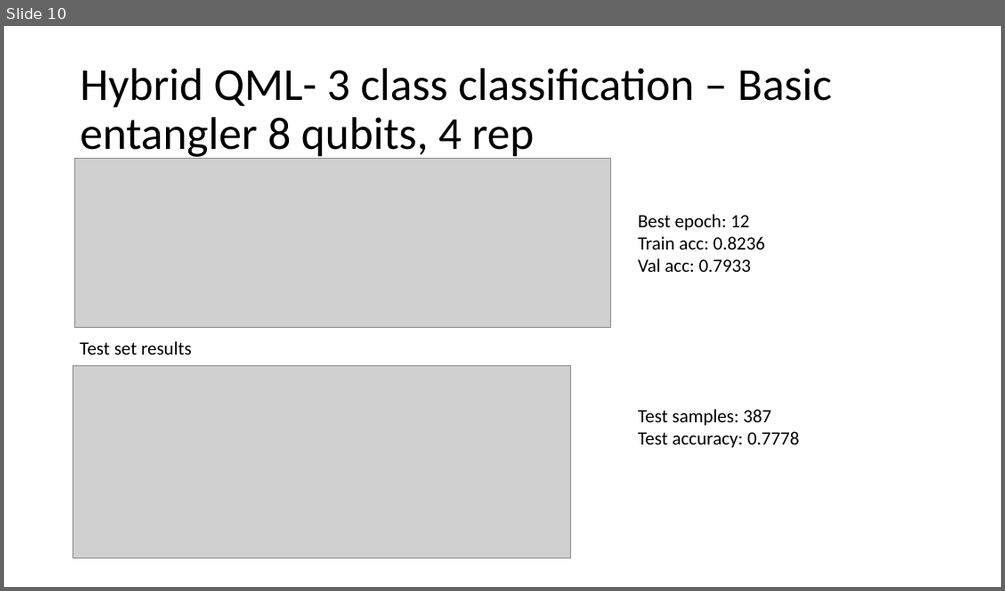
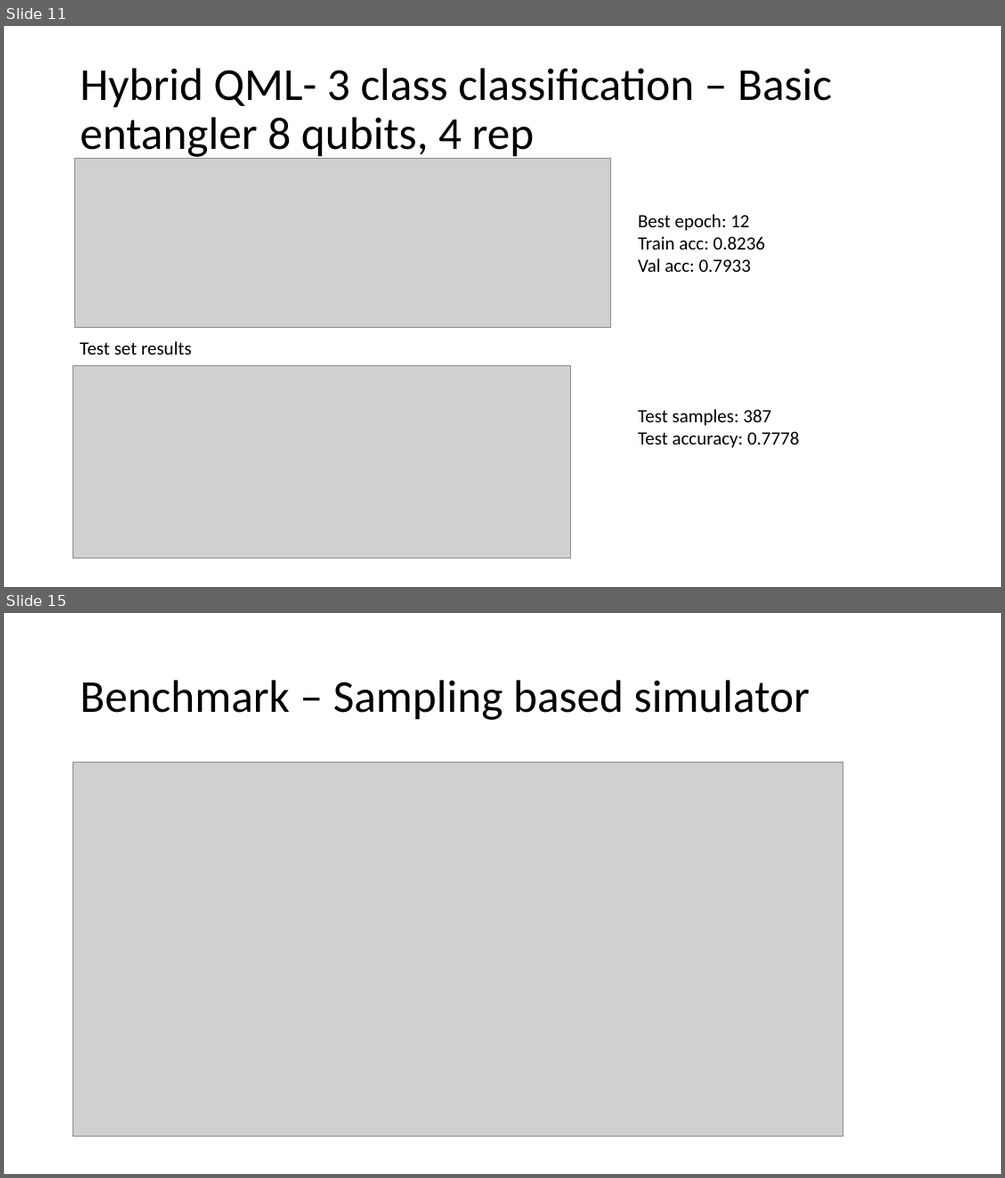
Before and after one commit to GB102/QLINK_drug_potency, a slide deck: Results_Presentation.pptx. Shown one above the other, each under a label of ours: slide 10 before the commit, slides 11 and 15 after it; the slides between them are not shown. The pictures are 1005x591 and 1005x1178 pixels, drawn with LibreOffice and Linux fonts; fonts in the diff are those of the drawing; grey boxes stand for pictures. Boxes give left, top, right and bottom in pixels: in the first picture for what was removed or moved away, otherwise in the second. Text is boxed around its words. In the diff, an @@ line names an element or a change of style, - is before the commit and + after.

```diff
--- a/Results_Presentation.pptx
+++ b/Results_Presentation.pptx
@@ slide 15 added at (4,613,1001,1174), background #FFFFFF @@
@@ title added at (80,680,809,720), 44 pt, text #000000 @@
+Benchmark – Sampling based simulator
@@ picture added at (73,762,843,1136) @@
@@ what was slide 10 is now slide 11 @@
```
Also in this commit, not shown: 4 other slides added.
